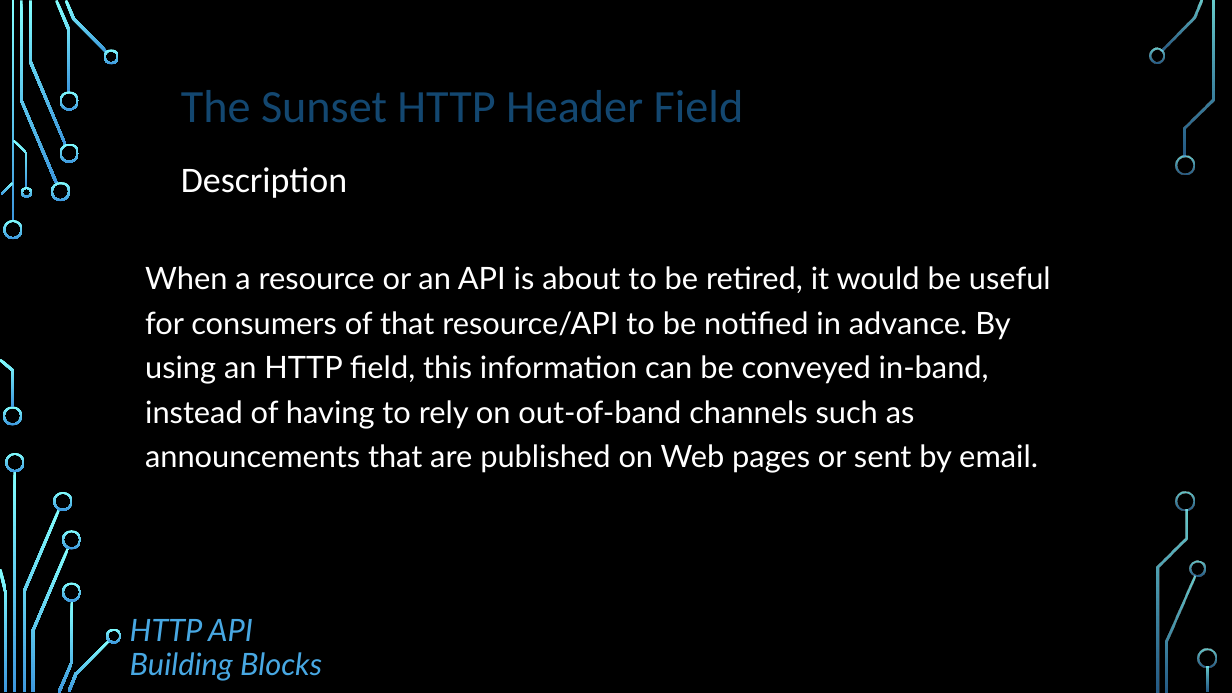
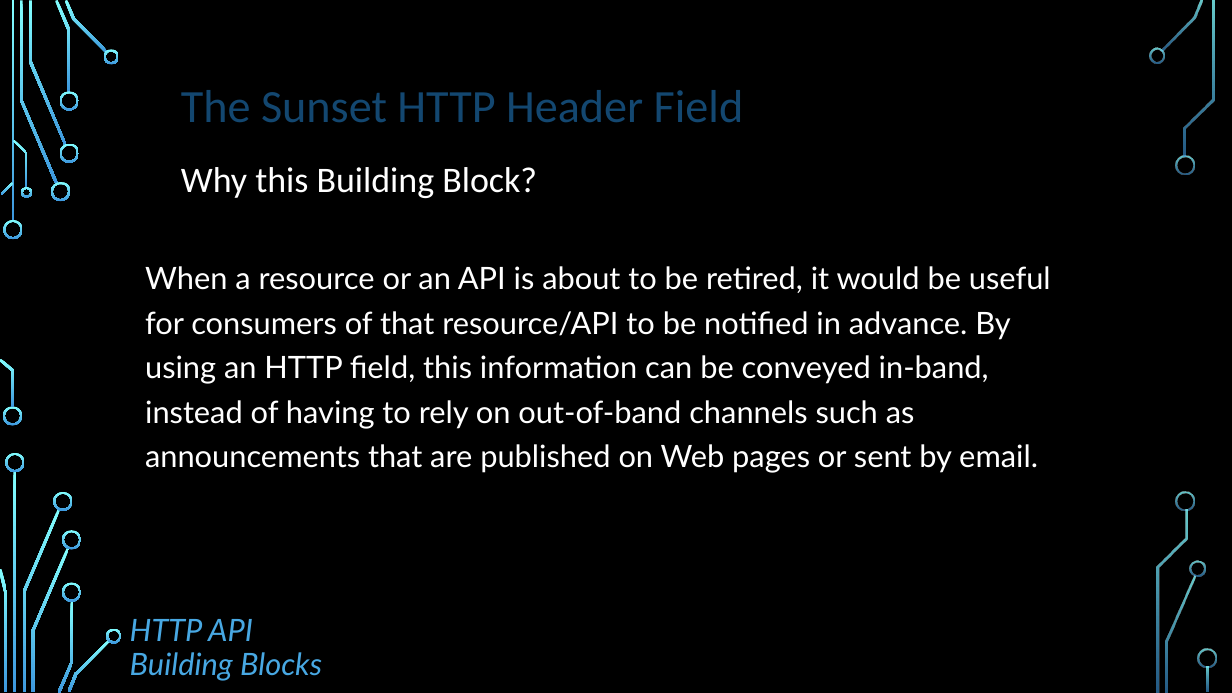
Before and after one commit to dret/HTTP-APIs, a slide deck: slide 3 of assets/slides/rfc8594.pptx. Drawn at 1232x693 pixels with LibreOffice and Linux fonts; fonts in the diff are those of the drawing; background and template pictures are left out. Boxes give left, top, right and bottom in pixels: in the first picture for what was removed or moved away, otherwise in the second. Text is boxed around its words. In the diff, an @@ line names an element or a change of style, - is before the commit and + after.

Commit message:
renaming "description" to "why"

```diff
--- a/assets/slides/rfc8594.pptx
+++ b/assets/slides/rfc8594.pptx
@@ text at [181,167,537,198]: text changed @@
-Description
+Why this Building Block?
```
Also in this commit, not shown: 3 other files.
